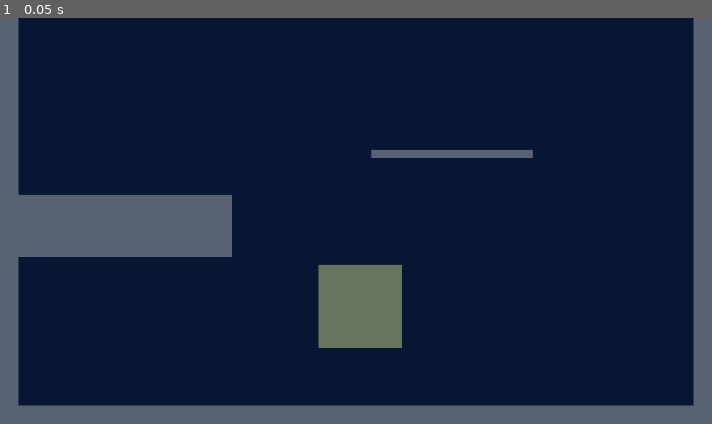
Above: before the commit, frame 1.
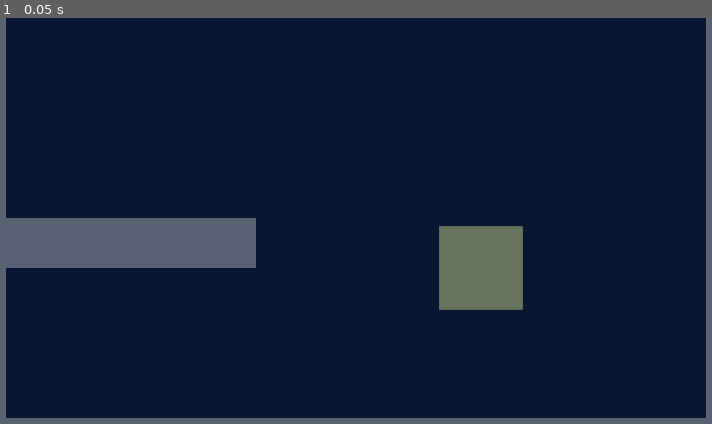
Above: after the commit, the same moment.

Repository: jennaknudsen/movement-sandbox
Game: Godot game, scene res://levels/sandbox.tscn
Two runs of this game, one before a commit and one after it. Both use one fixed random seed, a clock stepped at 60 frames per second and the inputs below.
Inputs:
- Up to frame 1 (0.05 s): no input

The runs differ from the first frame. In frame 1, 15% of the frame differs, in the area x 0-100%, y 0-99%.

Commit message:
Began work on sandbox level

Diff:
--- /dev/null
+++ b/character/character.gd
@@ -0,0 +1,14 @@
+extends Node2D
+
+
+# Called when the node enters the scene tree for the first time.
+func _ready():
+    pass # Replace with function body.
+
+
+# Called every frame. 'delta' is the elapsed time since the previous frame.
+func _process(delta):
+    pass
+
+func _physics_process(delta):
+    pass
--- a/levels/sandbox.tscn
+++ b/levels/sandbox.tscn
@@ -1,14 +1,42 @@
-[gd_scene load_steps=3 format=3 uid="uid://b887ydg303551"]
+[gd_scene load_steps=5 format=3 uid="uid://b887ydg303551"]
 
 [ext_resource type="Texture2D" uid="uid://bu3aehtvql8fu" path="res://levels/sandbox.png" id="1_ctx0a"]
 [ext_resource type="PackedScene" uid="uid://cemj1kgly708" path="res://character/character.tscn" id="2_207d1"]
+[ext_resource type="PackedScene" uid="uid://sbyshp5ihkmh" path="res://terrain/terrain_types/static_wall.tscn" id="3_qkclk"]
+[ext_resource type="Texture2D" uid="uid://d17ypfc8m2lx3" path="res://levels/background.png" id="4_pwsap"]
 
 [node name="World" type="Node2D"]
 
-[node name="Background" type="Sprite2D" parent="."]
+[node name="Template" type="Sprite2D" parent="."]
+visible = false
+z_index = 1
 texture = ExtResource("1_ctx0a")
 centered = false
 metadata/_edit_lock_ = true
 
 [node name="Character" parent="." instance=ExtResource("2_207d1")]
-position = Vector2(970, 692)
+z_index = 2
+position = Vector2(1260, 600)
+
+[node name="StaticWall" parent="." instance=ExtResource("3_qkclk")]
+z_index = 2
+scale = Vector2(1, 9)
+metadata/_edit_lock_ = true
+
+[node name="StaticWall2" parent="." instance=ExtResource("3_qkclk")]
+position = Vector2(120, 480)
+scale = Vector2(5, 1)
+
+[node name="StaticWall3" parent="." instance=ExtResource("3_qkclk")]
+position = Vector2(120, 960)
+scale = Vector2(14, 1)
+
+[node name="StaticWall4" parent="." instance=ExtResource("3_qkclk")]
+z_index = 2
+position = Vector2(1800, 0)
+scale = Vector2(1, 9)
+
+[node name="Background" type="Sprite2D" parent="."]
+texture = ExtResource("4_pwsap")
+centered = false
+metadata/_edit_lock_ = true
--- a/project.godot
+++ b/project.godot
@@ -21,9 +21,10 @@
 
 [display]
 
-window/size/viewport_width=1920
-window/size/viewport_height=1080
+window/size/viewport_width=3840
+window/size/viewport_height=2160
 window/stretch/mode="canvas_items"
+window/stretch/scale=2.0
 
 [rendering]
 
--- /dev/null
+++ b/terrain/physics_materials/standard.tres
@@ -0,0 +1,3 @@
+[gd_resource type="PhysicsMaterial" format=3 uid="uid://bk3ivdrfkvgpl"]
+
+[resource]
--- /dev/null
+++ b/terrain/terrain_types/static_wall.tscn
@@ -0,0 +1,22 @@
+[gd_scene load_steps=4 format=3 uid="uid://sbyshp5ihkmh"]
+
+[ext_resource type="PhysicsMaterial" uid="uid://bk3ivdrfkvgpl" path="res://terrain/physics_materials/standard.tres" id="2_3w6yq"]
+[ext_resource type="Texture2D" uid="uid://b7y6ilxnbxe15" path="res://terrain/terrain_types/static_wall_texture.png" id="2_ex6cd"]
+
+[sub_resource type="RectangleShape2D" id="RectangleShape2D_ctc6m"]
+size = Vector2(120, 120)
+
+[node name="StaticWall" type="Node2D"]
+z_index = 1
+metadata/_edit_group_ = true
+
+[node name="StaticBody2D" type="StaticBody2D" parent="."]
+position = Vector2(60, 60)
+physics_material_override = ExtResource("2_3w6yq")
+
+[node name="CollisionShape2D" type="CollisionShape2D" parent="StaticBody2D"]
+shape = SubResource("RectangleShape2D_ctc6m")
+
+[node name="Sprite2D" type="Sprite2D" parent="."]
+position = Vector2(60, 60)
+texture = ExtResource("2_ex6cd")
Binary file added: terrain/terrain_types/static_wall_texture.png
Not shown, changed: terrain/terrain_types/static_wall_texture.png.import
